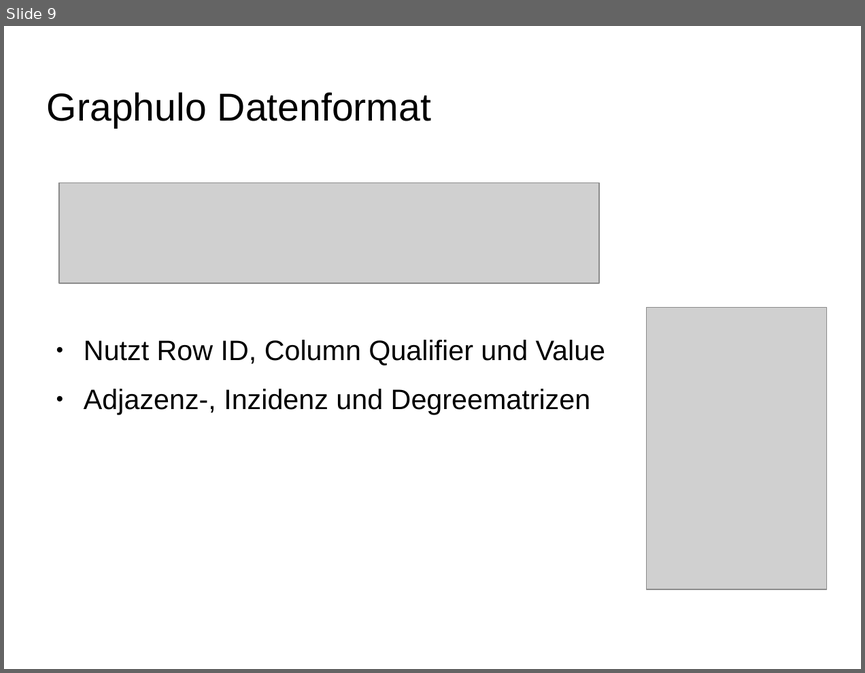
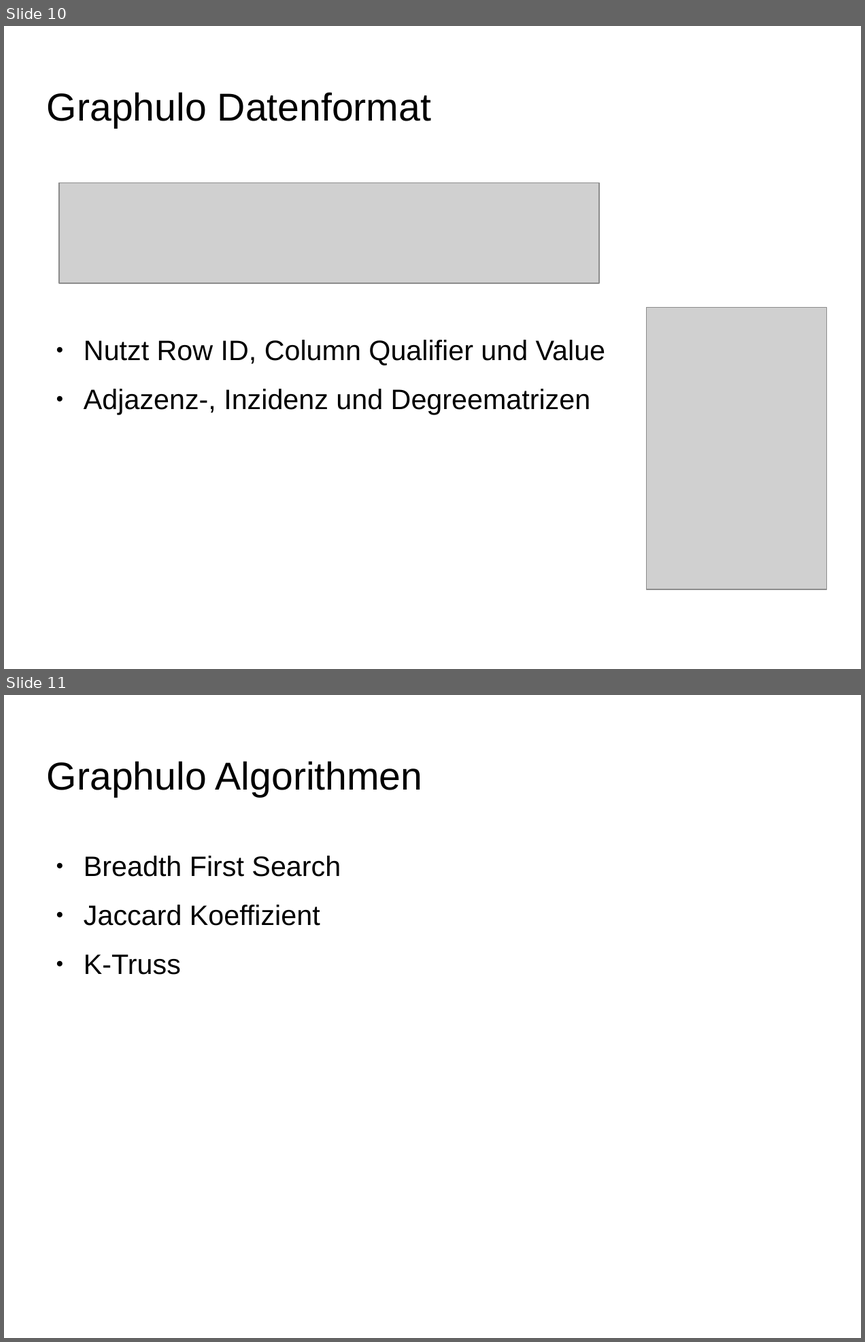
Before and after one commit to ScaDS/dblp-graphulo, a slide deck: doc/testat1.odp. Shown one above the other, each under a label of ours: slide 9 before the commit, slides 10 and 11 after it. The pictures are 865x673 and 865x1342 pixels, drawn with LibreOffice and Linux fonts; fonts in the diff are those of the drawing; grey boxes stand for pictures; background and template pictures are left out. Boxes give left, top, right and bottom in pixels: in the first picture for what was removed or moved away, otherwise in the second. Text is boxed around its words. In the diff, an @@ line names an element or a change of style, - is before the commit and + after.

```diff
--- a/doc/testat1.odp
+++ b/doc/testat1.odp
@@ slide 11 added at (4, 695, 861, 1338), background picture (left out) @@
@@ title added at (47, 761, 423, 797), 36 pt, text #000000 @@
+Graphulo Algorithmen
@@ text added at (84, 855, 341, 974), 26 pt, text #000000 @@
+● Breadth First Search
+● Jaccard Koeffizient
+● K-Truss
@@ what was slide 9 is now slide 10 @@
```
Also in this commit, not shown: 5 other slides added, 1 slide removed, 3 other files.
